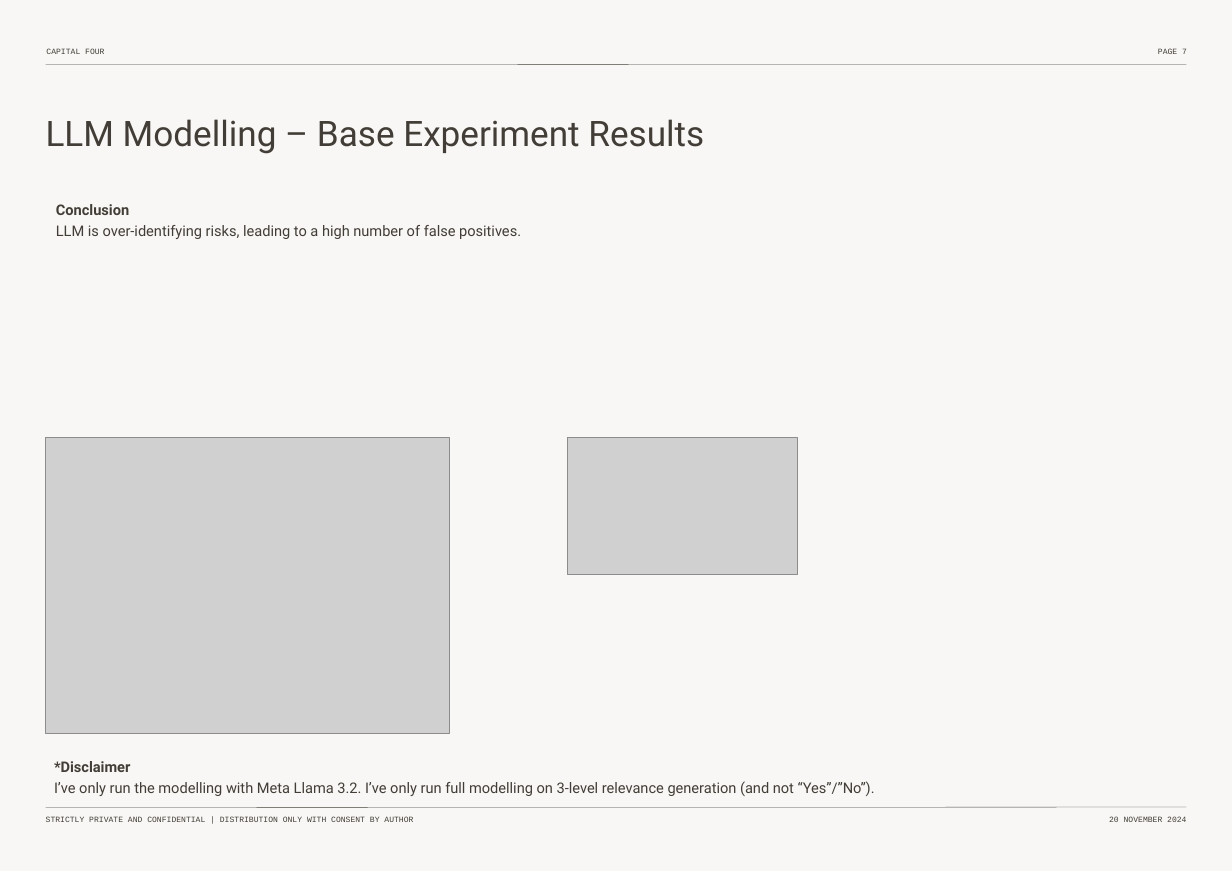
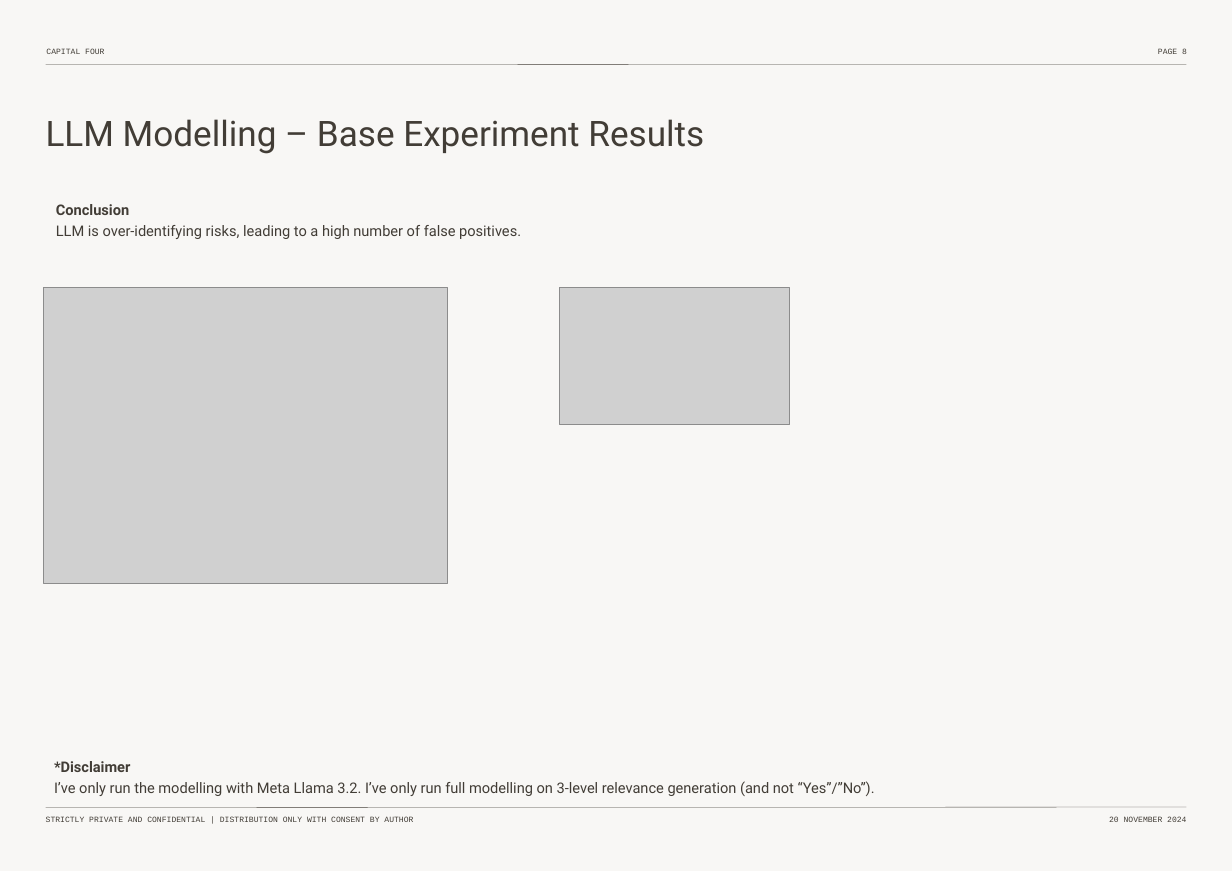
Before and after one commit to pierrehogenhaug/mester, a slide deck: slide 9 of _non_code_env_related/non_code_material/meeting_material/Thesis-Intro-Nov-2024.pptx (slide 8 before the commit). Drawn at 1232x871 pixels with LibreOffice and Linux fonts; fonts in the diff are those of the drawing; grey boxes stand for pictures. Boxes give left, top, right and bottom in pixels: in the first picture for what was removed or moved away, otherwise in the second. Text is boxed around its words. In the diff, an @@ line names an element or a change of style, - is before the commit and + after.

```diff
--- a/_non_code_env_related/non_code_material/meeting_material/Thesis-Intro-Nov-2024.pptx
+++ b/_non_code_env_related/non_code_material/meeting_material/Thesis-Intro-Nov-2024.pptx
@@ page number at bbox=[1158, 48, 1187, 54]: text changed @@
-PAGE 7
+PAGE 8
@@ picture: place and size @@
-picture at bbox=[45, 437, 449, 734]
+picture at bbox=[43, 288, 447, 584]
@@ picture: place and size @@
-picture at bbox=[568, 437, 799, 574]
+picture at bbox=[560, 288, 790, 425]
```
Also in this commit, not shown: 7 other slides changed.
